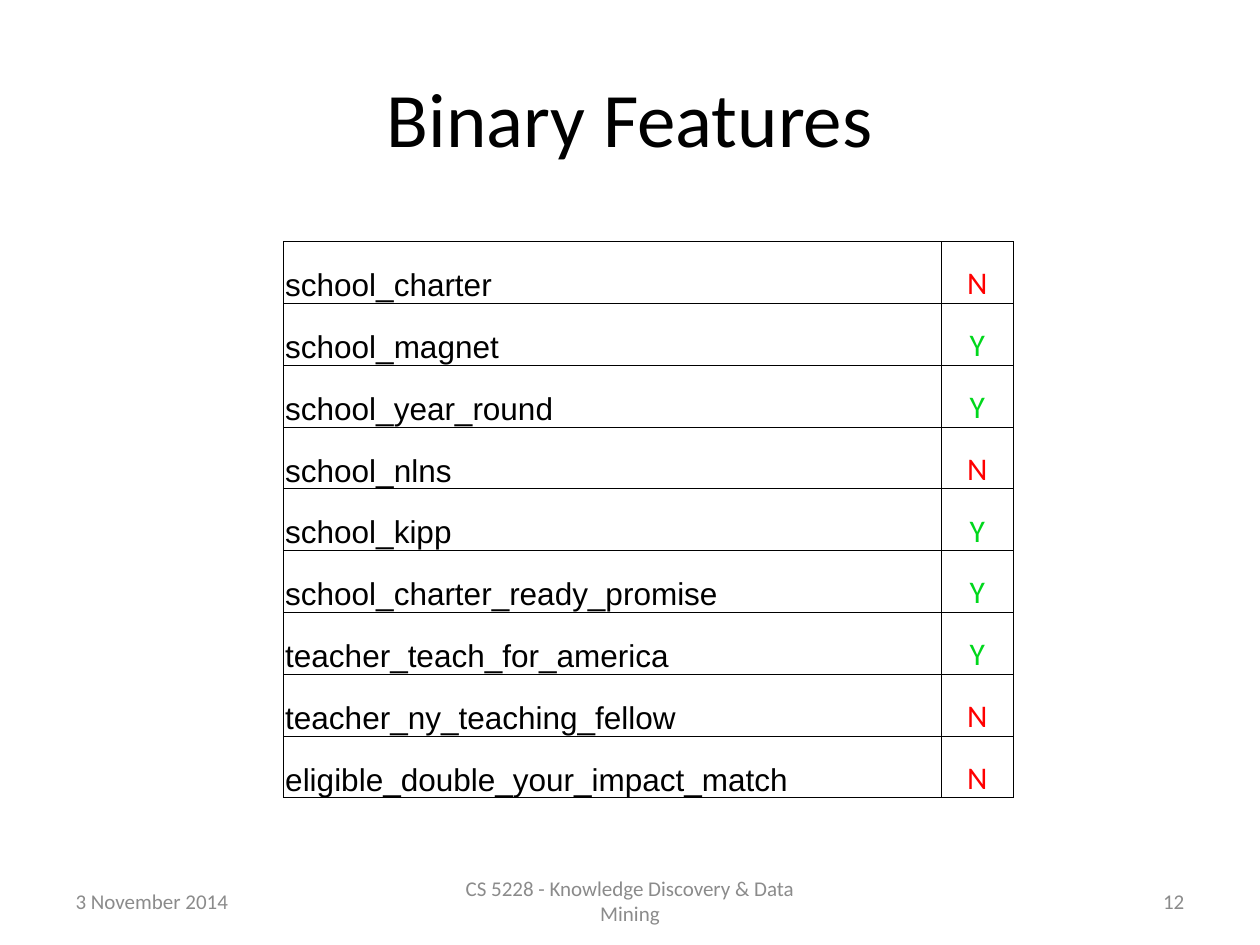
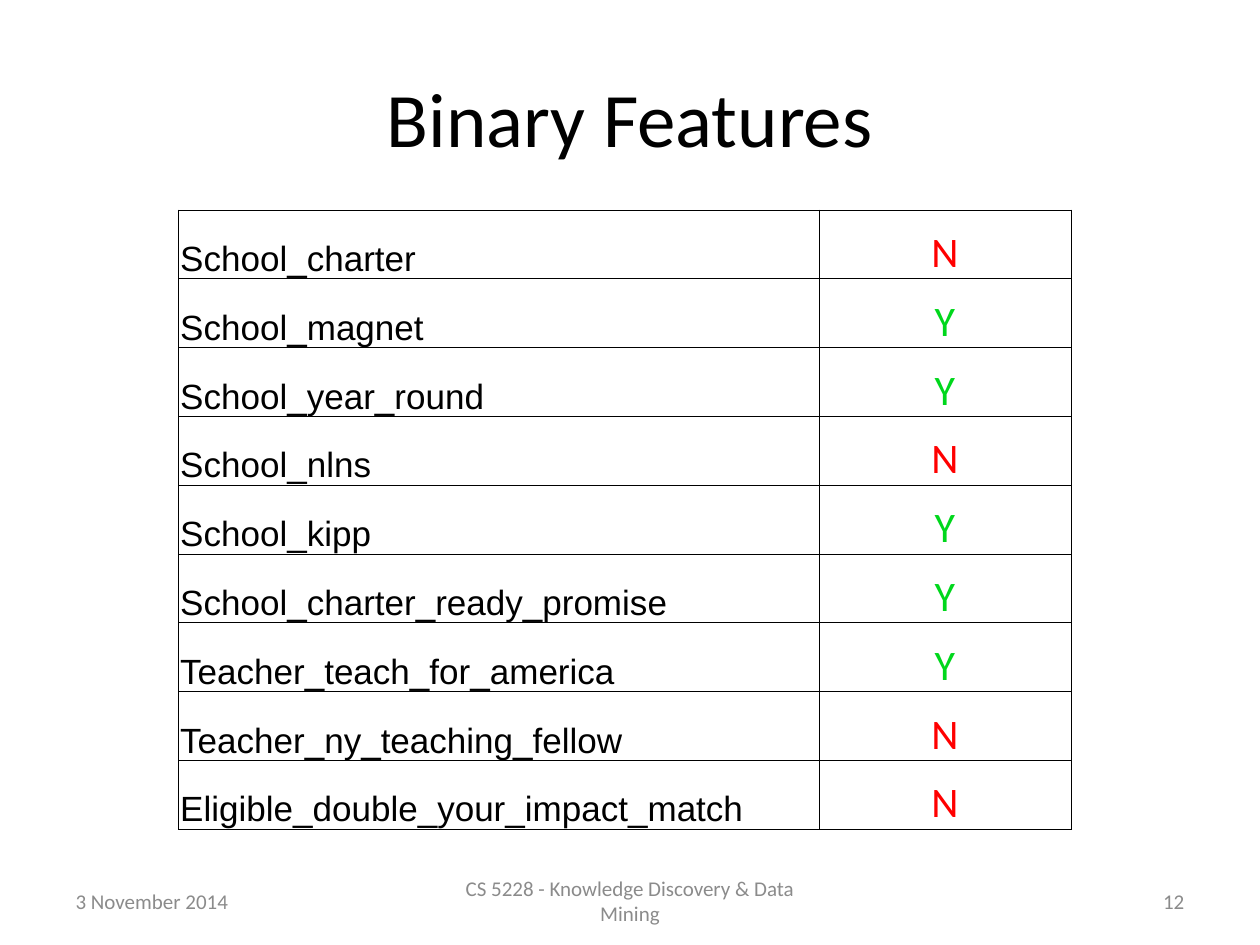
Before and after one commit to raymondhs/Panda-Delights, a slide deck: slide 12 of doc/2014_Nov_04.pptx. Drawn at 1260x945 pixels with LibreOffice and Linux fonts; fonts in the diff are those of the drawing. Boxes give left, top, right and bottom in pixels: in the first picture for what was removed or moved away, otherwise in the second. Text is boxed around its words. In the diff, an @@ line names an element or a change of style, - is before the commit and + after.

Commit message:
slides

```diff
--- a/doc/2014_Nov_04.pptx
+++ b/doc/2014_Nov_04.pptx
@@ table at [179,210,1071,832] @@
-row 1, column 1: school_charter
+row 1, column 1: School_charter
-row 2, column 1: school_magnet
+row 2, column 1: School_magnet
-row 3, column 1: school_year_round
+row 3, column 1: School_year_round
-row 4, column 1: school_nlns
+row 4, column 1: School_nlns
-row 5, column 1: school_kipp
+row 5, column 1: School_kipp
-row 6, column 1: school_charter_ready_promise
+row 6, column 1: School_charter_ready_promise
-row 7, column 1: teacher_teach_for_america
+row 7, column 1: Teacher_teach_for_america
-row 8, column 1: teacher_ny_teaching_fellow
+row 8, column 1: Teacher_ny_teaching_fellow
-row 9, column 1: eligible_double_your_impact_match
+row 9, column 1: Eligible_double_your_impact_match
@@ size 18 to 24 pt in "N", "Y", "Y", "N" and 5 more places @@
@@ table: place and size @@
-table at [284,242,1013,801]
+table at [179,210,1071,832]
```
Also in this commit, not shown: 14 other slides changed, 3 slides added, 1 other file.
